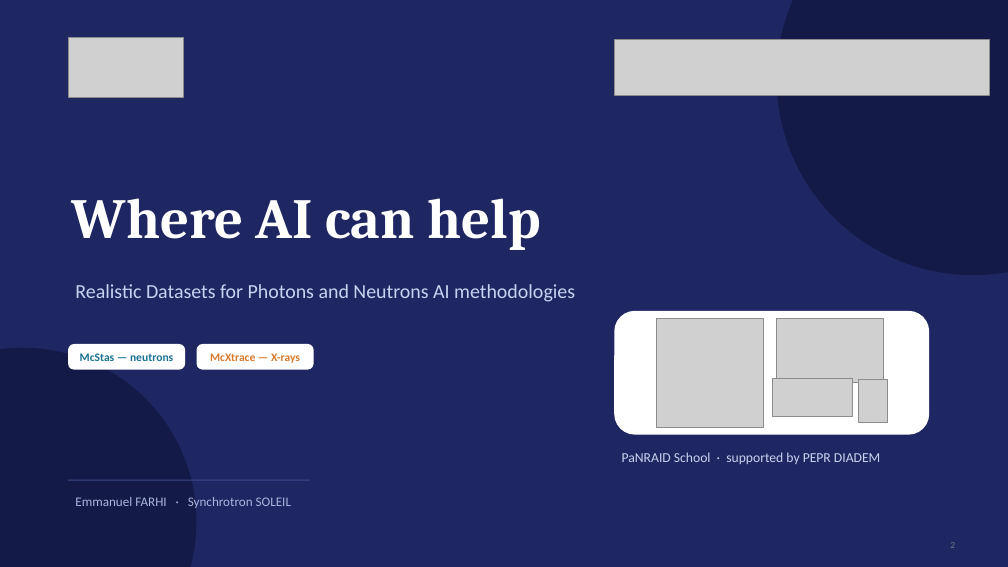
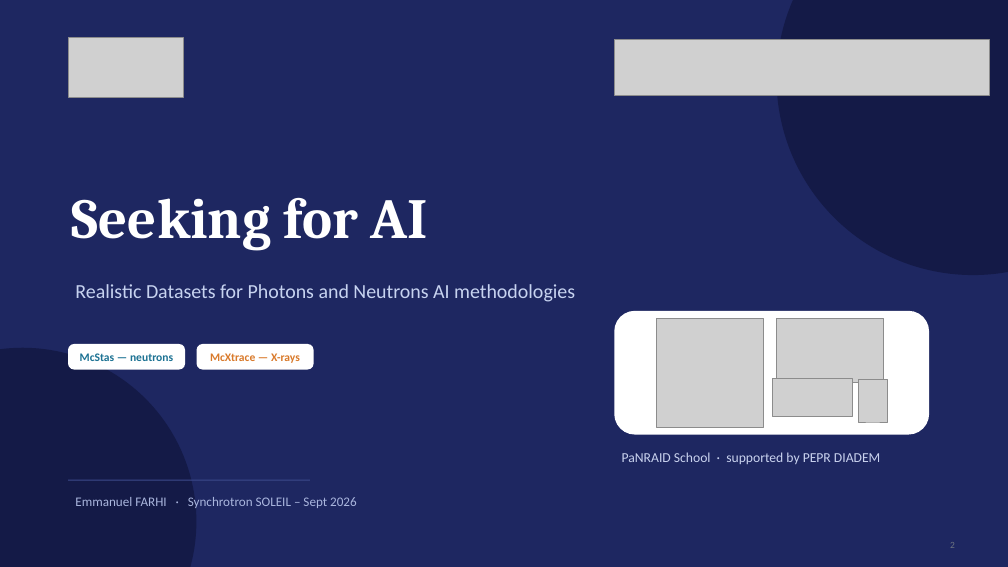
Before and after one commit to mccode-dev/PaNRAID, a slide deck: slide 1 of 21_September_Monday/02_Seeking_for_AI/PaNRAID_Template.pptx. Drawn at 1008x567 pixels with LibreOffice and Linux fonts; fonts in the diff are those of the drawing; grey boxes stand for pictures; background and template pictures are left out. Boxes give left, top, right and bottom in pixels: in the first picture for what was removed or moved away, otherwise in the second. Text is boxed around its words. In the diff, an @@ line names an element or a change of style, - is before the commit and + after.

```diff
--- a/21_September_Monday/02_Seeking_for_AI/PaNRAID_Template.pptx
+++ b/21_September_Monday/02_Seeking_for_AI/PaNRAID_Template.pptx
@@ text at [72, 198, 428, 251]: text changed @@
-Where AI can help
+Seeking for AI
@@ text at [75, 497, 357, 508]: text changed @@
-Emmanuel FARHI · Synchrotron SOLEIL
+Emmanuel FARHI · Synchrotron SOLEIL – Sept 2026
```
Also in this commit, not shown: 9 other slides changed, 6 slides added, 1 slide removed, 1 other file.
